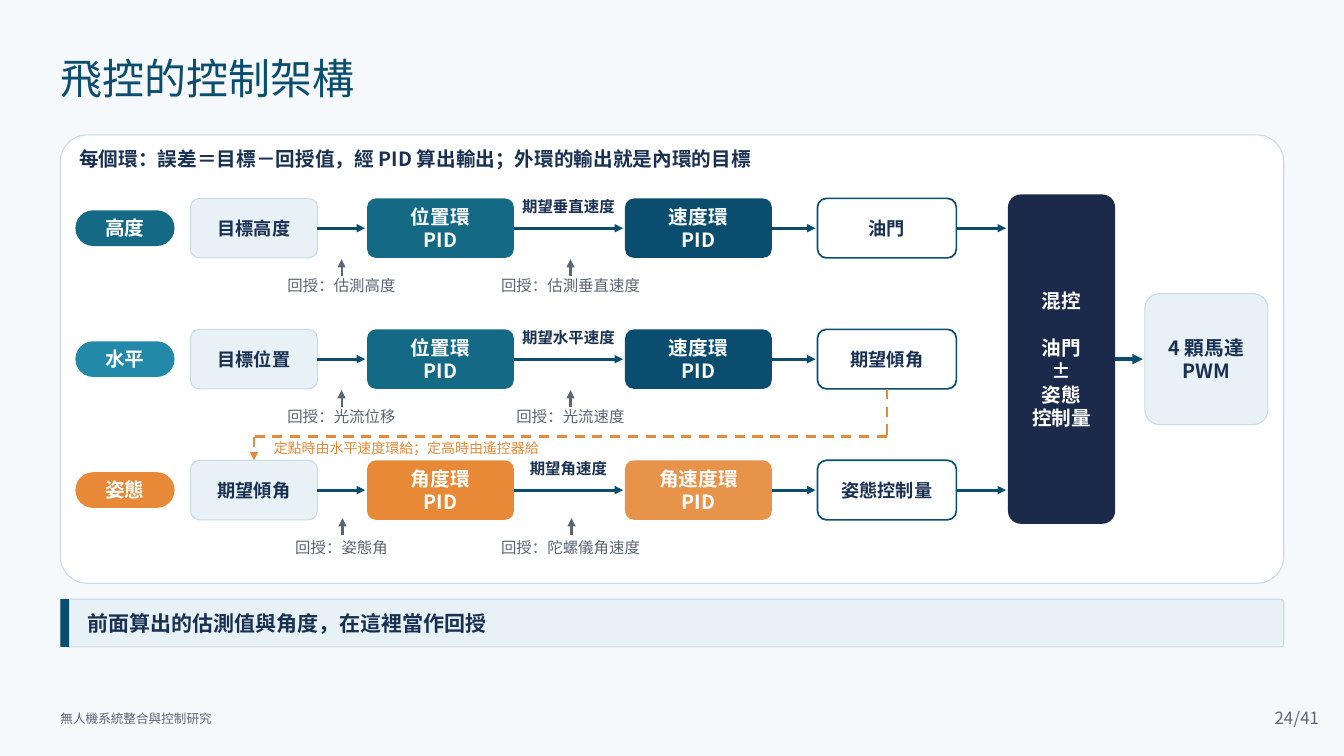
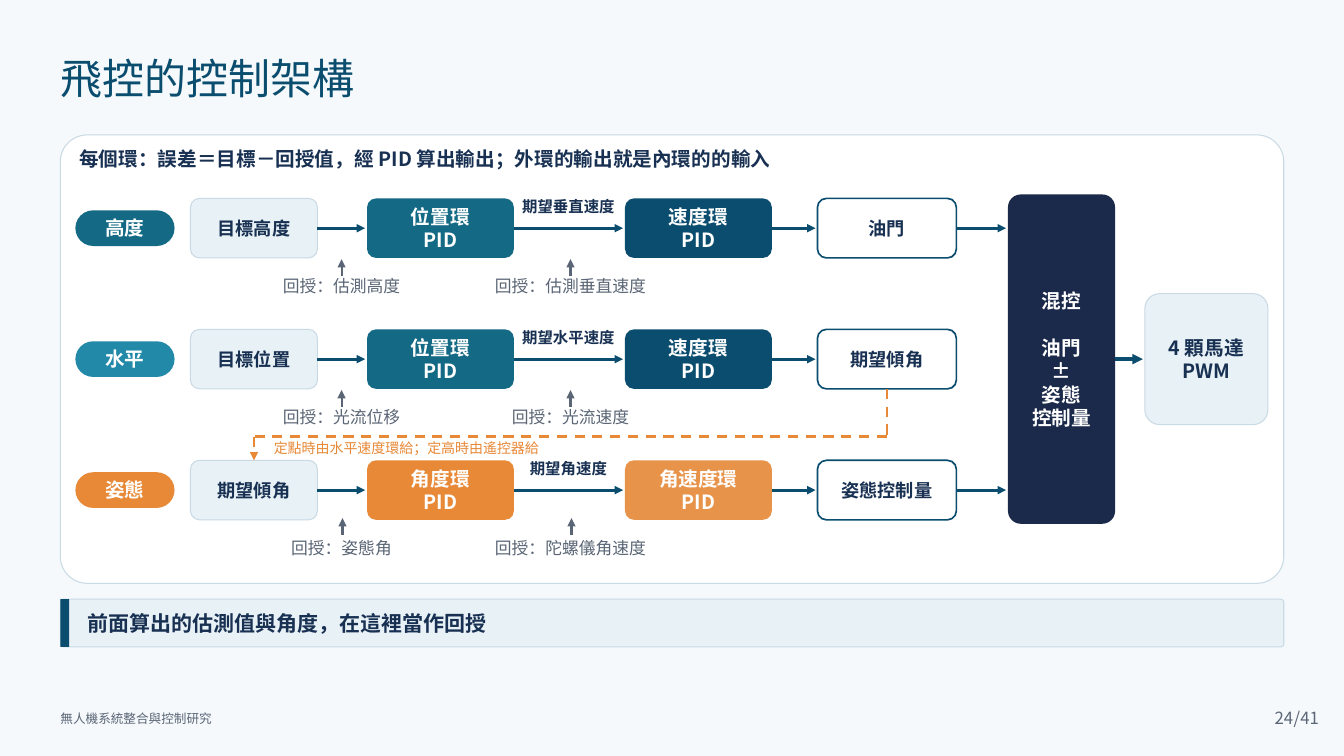
Before and after one commit to lingken1028/-, a slide deck: slide 24 of 無人機系統整合與控制研究_口試簡報 2.pptx. Drawn at 1344x756 pixels with LibreOffice and Linux fonts; fonts in the diff are those of the drawing. Boxes give left, top, right and bottom in pixels: in the first picture for what was removed or moved away, otherwise in the second. Text is boxed around its words. In the diff, an @@ line names an element or a change of style, - is before the commit and + after.

```diff
--- a/無人機系統整合與控制研究_口試簡報 2.pptx
+++ b/無人機系統整合與控制研究_口試簡報 2.pptx
@@ text at box(79, 149, 771, 170): text changed @@
-每個環：誤差＝目標－回授值，經 PID 算出輸出；外環的輸出就是內環的目標
+每個環：誤差＝目標－回授值，經 PID 算出輸出；外環的輸出就是內環的的輸入
@@ size 11 to 12 pt in 6 elements at box(283, 275, 400, 294), box(495, 275, 646, 294), box(283, 406, 400, 425), box(512, 406, 629, 425), box(291, 540, 392, 556), box(495, 540, 646, 556) @@
```
Also in this commit, not shown: 7 other slides changed.
